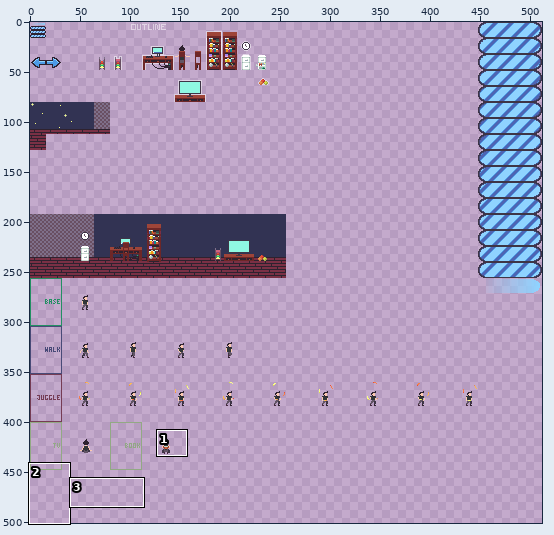
Sprite sheet: res/textures/textures.png. The first picture is a wide view before the edit; the outline marks the close-up.
Close-up. Before the edit:
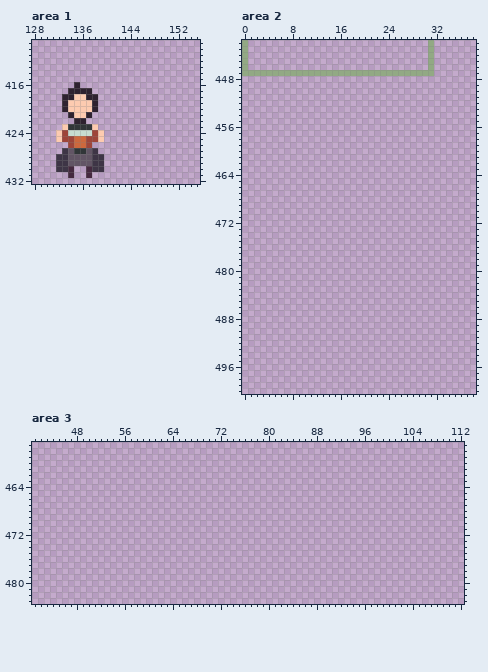
The file is 512x512 pixels. Pixels under 10% opacity are left out. Colours within 5 levels of each other are drawn and written as one. Shown: area 1: x 128..155, y 409..432; area 2: x 0..38, y 442..500; area 3: x 41..112, y 457..483. The wide view leaves out empty margins. The commit also changed other parts of the picture, which this record leaves out.
Once edited:
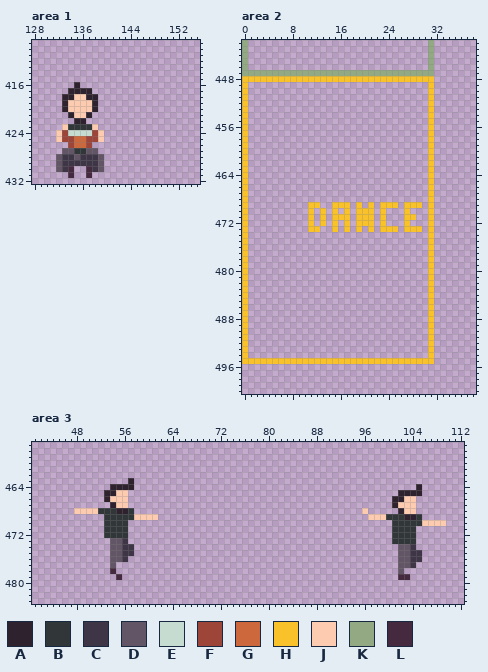
Palette (. is transparent): A #2e222f  B #313638  C #3e3546  D #625565  E #c7dcd0  F #9e4539  G #cd683d  H #f9c22b  J #fdcbb0  K #92a984  L #45293f
Difference:
Area 1:
y 427: x 133 C -> D; x 138 C -> D
y 428: x 132 C -> D; x 134 D -> C; x 136..137 DD -> CC; x 139 C -> D
y 429: x 132 C -> D; x 134..137 DDDD -> CCCC; x 139 C -> D
y 430: x 132 C -> D; x 139 C -> D
Area 2:
y 448: x 0..31 ................................ -> HHHHHHHHHHHHHHHHHHHHHHHHHHHHHHHH
y 449..468: x 0 . -> H; x 31 . -> H
y 469: x 0 . -> H; x 11..12 .. -> HH; x 15..17 ... -> HHH; x 19 . -> H; x 21 . -> H; x 23..25 ... -> HHH; x 27..29 ... -> HHH; x 31 . -> H
y 470: x 0 . -> H; x 11 . -> H; x 13 . -> H; x 15 . -> H; x 17 . -> H; x 19..21 ... -> HHH; x 23 . -> H; x 27 . -> H; x 31 . -> H
y 471: x 0 . -> H; x 11 . -> H; x 13 . -> H; x 15..17 ... -> HHH; x 19..21 ... -> HHH; x 23 . -> H; x 27..28 .. -> HH; x 31 . -> H
y 472: x 0 . -> H; x 11 . -> H; x 13 . -> H; x 15 . -> H; x 17 . -> H; x 19..21 ... -> HHH; x 23 . -> H; x 27 . -> H; x 31 . -> H
y 473: x 0 . -> H; x 11..12 .. -> HH; x 15 . -> H; x 17 . -> H; x 19 . -> H; x 21 . -> H; x 23..25 ... -> HHH; x 27..29 ... -> HHH; x 31 . -> H
y 474..494: x 0 . -> H; x 31 . -> H
y 495: x 0..31 ................................ -> HHHHHHHHHHHHHHHHHHHHHHHHHHHHHHHH
Area 3:
y 463: x 57 . -> A
y 464: x 54..57 .... -> AAAA; x 105 . -> A
y 465: x 53..56 .... -> AAJJ; x 102..105 .... -> AAAA
y 466: x 53..56 .... -> AJJJ; x 101..104 .... -> AAJJ
y 467: x 54..56 ... -> AJJ; x 101..104 .... -> AJJJ
y 468: x 48..57 .......... -> JJJJBBBAAB; x 96 . -> J; x 102..104 ... -> AJJ
y 469: x 53..61 ......... -> BBBBBJJJJ; x 97..105 ......... -> JJJBBBAAB
y 470: x 53..56 .... -> BBBB; x 101..109 ......... -> BBBBBJJJJ
y 471..472: x 53..56 .... -> BBBB; x 101..104 .... -> BBBB
y 473: x 54..56 ... -> DDC; x 101..104 .... -> BBBB
y 474: x 54..57 .... -> DDCC; x 102..104 ... -> DDC
y 475: x 54..57 .... -> DDCC; x 102..105 .... -> DDCC
y 476: x 54..56 ... -> DDC; x 102..105 .... -> DDCC
y 477: x 54 . -> D; x 102..104 ... -> DDC
y 478: x 54 . -> L; x 102 . -> D
y 479: x 55 . -> L; x 102..103 .. -> LL
